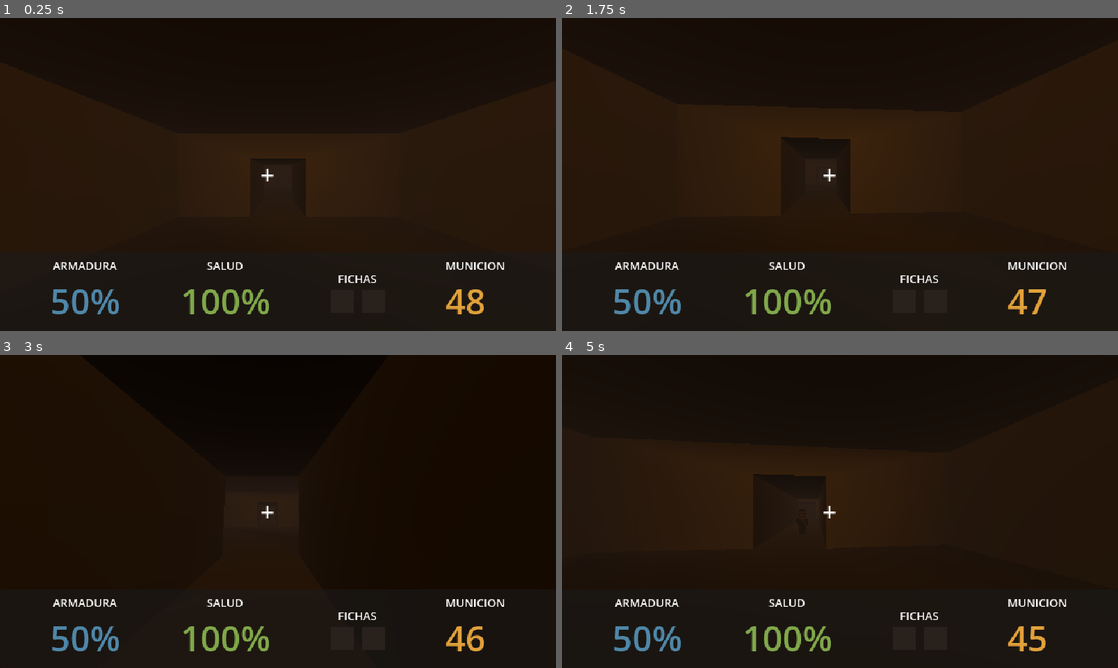
Above: before the commit, frames 1-4 (two rows, left to right).
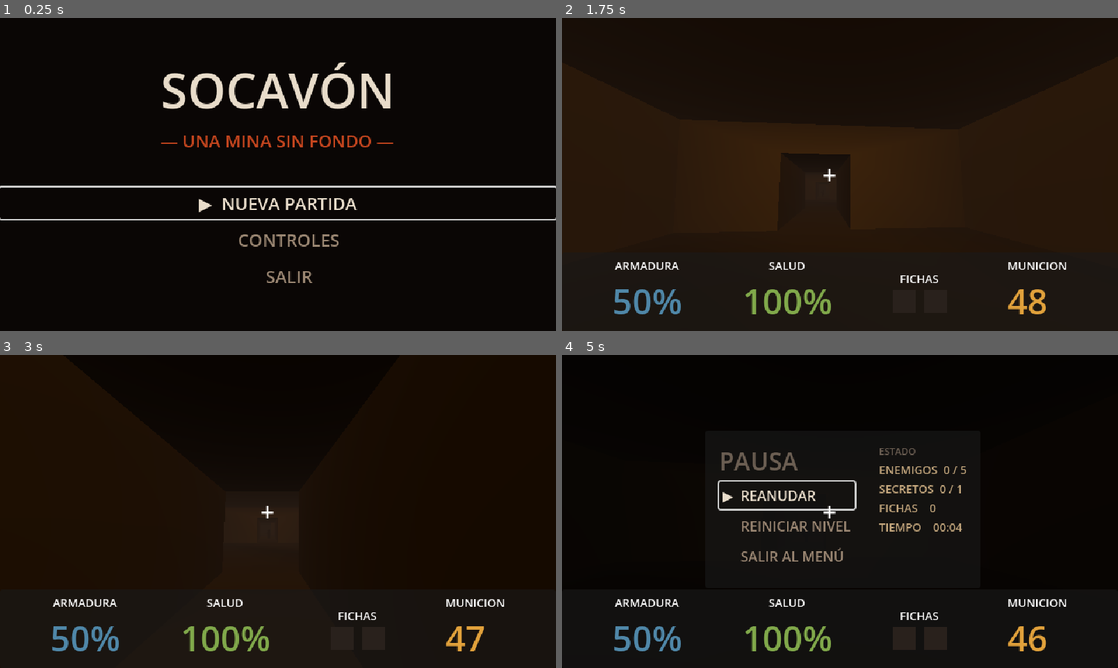
Above: after the commit, the same moments.

Repository: xXJotaHacheXx/Socavon
Game: Godot game, scene res://escenas/menu.tscn
Two runs of this game, one before a commit and one after it. Both use one fixed random seed, a clock stepped at 60 frames per second and the inputs below. Before the commit the project starts from res://escenas/nivel1.tscn.
Inputs (mouse positions are in pixels of both pictures, inside the frame that each line leads up to):
- Up to frame 1 (0.25 s): no input
- Up to frame 2 (1.75 s): click (840, 202) at 0.5 s, where only the run after the commit has a clickable "▶ NUEVA PARTIDA"; tap Enter (ui_accept) at 1.25, 1.52 s; move the mouse to (867, 174) at 1.27 s; hold W (adelante) from 1.28 s (still down); hold Shift (correr) from 1.28 s (still down)
- Up to frame 3 (3 s): keep holding W (adelante); move the mouse to (250, 511) at 2.02 s; release Shift (correr) at 2.03 s; click (250, 511) at 2.1 s; tap Enter (ui_accept) at 2.27 s; move the mouse to (289, 505) at 2.77 s; hold Shift (correr) from 2.78 s (still down)
- Up to frame 4 (5 s): keep holding W (adelante); move the mouse to (834, 517) at 3.52 s; release Shift (correr) at 3.53 s; click (834, 517) at 3.6 s; tap Enter (ui_accept) at 3.77, 4.25, 4.52 s; move the mouse to (878, 514) at 4.27 s; hold Shift (correr) from 4.28 s (still down); tap Escape (ui_cancel) at 4.9 s

The runs differ from the first frame. In frame 1, 46% of the frame differs, in the area x 0-100%, y 14-100%; in frame 2, 0.9%; in frame 3, 0.2%; in frame 4, 31%.

Commit message:
Menu y Pausa configurados, botones funcionando y mostrando stats en pausa

Diff:
--- /dev/null
+++ b/escenas/menu.tscn
@@ -0,0 +1,108 @@
+[gd_scene format=3 uid="uid://bumbf36l64bot"]
+
+[ext_resource type="Script" uid="uid://bs1io4pftvkk4" path="res://scripts/menu.gd" id="1_vdanu"]
+
+[sub_resource type="StyleBoxEmpty" id="StyleBoxEmpty_vdanu"]
+
+[node name="Menu" type="Control" unique_id=1729665656]
+layout_mode = 3
+anchors_preset = 15
+anchor_right = 1.0
+anchor_bottom = 1.0
+grow_horizontal = 2
+grow_vertical = 2
+script = ExtResource("1_vdanu")
+
+[node name="Fondo" type="ColorRect" parent="." unique_id=93875096]
+layout_mode = 1
+anchors_preset = 15
+anchor_right = 1.0
+anchor_bottom = 1.0
+grow_horizontal = 2
+grow_vertical = 2
+color = Color(0.039215688, 0.023529412, 0.019607844, 1)
+
+[node name="Centro" type="VBoxContainer" parent="." unique_id=1912153856]
+layout_mode = 1
+anchors_preset = 15
+anchor_right = 1.0
+anchor_bottom = 1.0
+grow_horizontal = 2
+grow_vertical = 2
+theme_override_constants/separation = 6
+alignment = 1
+
+[node name="Titulo" type="Label" parent="Centro" unique_id=71439203]
+layout_mode = 2
+theme_override_colors/font_color = Color(0.9098039, 0.8627451, 0.7921569, 1)
+theme_override_font_sizes/font_size = 56
+text = "SOCAVÓN"
+horizontal_alignment = 1
+
+[node name="Subtitulo" type="Label" parent="Centro" unique_id=1849460506]
+layout_mode = 2
+theme_override_colors/font_color = Color(0.76862746, 0.27058825, 0.11764706, 1)
+theme_override_font_sizes/font_size = 20
+text = "— UNA MINA SIN FONDO —"
+horizontal_alignment = 1
+
+[node name="Espacio" type="Control" parent="Centro" unique_id=36563203]
+custom_minimum_size = Vector2(0, 28)
+layout_mode = 2
+
+[node name="Nueva" type="Button" parent="Centro" unique_id=756280949]
+layout_mode = 2
+theme_override_colors/font_color = Color(0.6039216, 0.5254902, 0.44705883, 1)
+theme_override_colors/font_focus_color = Color(0.9098039, 0.8627451, 0.7921569, 1)
+theme_override_colors/font_hover_color = Color(0.9098039, 0.8627451, 0.7921569, 1)
+theme_override_font_sizes/font_size = 20
+text = "NUEVA PARTIDA"
+flat = true
+
+[node name="Controles" type="Button" parent="Centro" unique_id=704005837]
+layout_mode = 2
+theme_override_colors/font_color = Color(0.6039216, 0.5254902, 0.44705883, 1)
+theme_override_colors/font_focus_color = Color(0.9098039, 0.8627451, 0.7921569, 1)
+theme_override_colors/font_hover_color = Color(0.9098039, 0.8627451, 0.7921569, 1)
+theme_override_font_sizes/font_size = 20
+text = "CONTROLES"
+flat = true
+
+[node name="Salir" type="Button" parent="Centro" unique_id=1527980589]
+layout_mode = 2
+theme_override_colors/font_color = Color(0.6039216, 0.5254902, 0.44705883, 1)
+theme_override_colors/font_focus_color = Color(0.9098039, 0.8627451, 0.7921569, 1)
+theme_override_colors/font_hover_color = Color(0.9098039, 0.8627451, 0.7921569, 1)
+theme_override_font_sizes/font_size = 20
+theme_override_styles/focus = SubResource("StyleBoxEmpty_vdanu")
+text = "SALIR"
+flat = true
+
+[node name="PanelControles" type="PanelContainer" parent="." unique_id=1679084821]
+visible = false
+layout_mode = 1
+anchors_preset = 8
+anchor_left = 0.5
+anchor_top = 0.5
+anchor_right = 0.5
+anchor_bottom = 0.5
+offset_left = -20.0
+offset_top = -20.0
+offset_right = 20.0
+offset_bottom = 20.0
+grow_horizontal = 2
+grow_vertical = 2
+
+[node name="Texto" type="Label" parent="PanelControles" unique_id=1687306744]
+layout_mode = 2
+theme_override_font_sizes/font_size = 14
+text = "WASD · MOVERSE
+MOUSE · MIRAR
+CLIC IZQ · DISPARAR
+SHIFT · CORRER
+ESC · PAUSA"
+horizontal_alignment = 1
+
+[connection signal="pressed" from="Centro/Nueva" to="." method="_on_nueva_pressed"]
+[connection signal="pressed" from="Centro/Controles" to="." method="_on_controles_pressed"]
+[connection signal="pressed" from="Centro/Salir" to="." method="_on_salir_pressed"]
--- /dev/null
+++ b/escenas/pausa.tscn
@@ -0,0 +1,115 @@
+[gd_scene format=3 uid="uid://c6xg4coolatba"]
+
+[ext_resource type="Script" uid="uid://huff15muy2y0" path="res://scripts/pausa.gd" id="1_ety1p"]
+
+[node name="Pausa" type="CanvasLayer" unique_id=1428577229]
+process_mode = 3
+script = ExtResource("1_ety1p")
+
+[node name="Fondo" type="ColorRect" parent="." unique_id=1028088787]
+anchors_preset = 15
+anchor_right = 1.0
+anchor_bottom = 1.0
+grow_horizontal = 2
+grow_vertical = 2
+color = Color(0, 0, 0, 0.74509805)
+
+[node name="Marco" type="PanelContainer" parent="Fondo" unique_id=245314463]
+layout_mode = 1
+anchors_preset = 8
+anchor_left = 0.5
+anchor_top = 0.5
+anchor_right = 0.5
+anchor_bottom = 0.5
+offset_left = -116.0
+offset_top = -93.0
+offset_right = 122.0
+offset_bottom = 88.0
+grow_horizontal = 2
+grow_vertical = 2
+
+[node name="Margen" type="MarginContainer" parent="Fondo/Marco" unique_id=600022620]
+layout_mode = 2
+theme_override_constants/margin_left = 16
+theme_override_constants/margin_top = 16
+theme_override_constants/margin_right = 16
+theme_override_constants/margin_bottom = 16
+
+[node name="Columnas" type="HBoxContainer" parent="Fondo/Marco/Margen" unique_id=1518000041]
+layout_mode = 2
+theme_override_constants/separation = 28
+
+[node name="Opciones" type="VBoxContainer" parent="Fondo/Marco/Margen/Columnas" unique_id=696734506]
+layout_mode = 2
+theme_override_constants/separation = 4
+
+[node name="Titulo" type="Label" parent="Fondo/Marco/Margen/Columnas/Opciones" unique_id=379953564]
+layout_mode = 2
+theme_override_colors/font_color = Color(0.41960785, 0.36862746, 0.32156864, 1)
+theme_override_font_sizes/font_size = 28
+text = "PAUSA"
+
+[node name="Reanudar" type="Button" parent="Fondo/Marco/Margen/Columnas/Opciones" unique_id=1932333016]
+unique_name_in_owner = true
+layout_mode = 2
+theme_override_colors/font_color = Color(0.6039216, 0.5254902, 0.44705883, 1)
+theme_override_colors/font_focus_color = Color(0.9098039, 0.8627451, 0.7921569, 1)
+theme_override_colors/font_hover_color = Color(0.9098039, 0.8627451, 0.7921569, 1)
+theme_override_font_sizes/font_size = 16
+text = "REANUDAR"
+flat = true
+alignment = 0
+
+[node name="Reiniciar" type="Button" parent="Fondo/Marco/Margen/Columnas/Opciones" unique_id=968699216]
+layout_mode = 2
+theme_override_colors/font_color = Color(0.6039216, 0.5254902, 0.44705883, 1)
+theme_override_colors/font_focus_color = Color(0.9098039, 0.8627451, 0.7921569, 1)
+theme_override_colors/font_hover_color = Color(0.9098039, 0.8627451, 0.7921569, 1)
+theme_override_font_sizes/font_size = 16
+text = "REINICIAR NIVEL"
+flat = true
+alignment = 0
+
+[node name="Salir" type="Button" parent="Fondo/Marco/Margen/Columnas/Opciones" unique_id=1753269685]
+layout_mode = 2
+theme_override_colors/font_color = Color(0.6039216, 0.5254902, 0.44705883, 1)
+theme_override_colors/font_focus_color = Color(0.9098039, 0.8627451, 0.7921569, 1)
+theme_override_colors/font_hover_color = Color(0.9098039, 0.8627451, 0.7921569, 1)
+theme_override_font_sizes/font_size = 16
+text = "SALIR AL MENÚ"
+flat = true
+alignment = 0
+
+[node name="Estado" type="VBoxContainer" parent="Fondo/Marco/Margen/Columnas" unique_id=612380444]
+layout_mode = 2
+theme_override_constants/separation = 4
+
+[node name="EstadoTitulo" type="Label" parent="Fondo/Marco/Margen/Columnas/Estado" unique_id=877162964]
+layout_mode = 2
+theme_override_colors/font_color = Color(0.41960785, 0.36862746, 0.32156864, 1)
+theme_override_font_sizes/font_size = 11
+text = "ESTADO"
+
+[node name="Enemigos" type="Label" parent="Fondo/Marco/Margen/Columnas/Estado" unique_id=425307866]
+unique_name_in_owner = true
+layout_mode = 2
+theme_override_colors/font_color = Color(0.76862746, 0.654902, 0.49019608, 1)
+theme_override_font_sizes/font_size = 13
+
+[node name="Secretos" type="Label" parent="Fondo/Marco/Margen/Columnas/Estado" unique_id=641386079]
+unique_name_in_owner = true
+layout_mode = 2
+theme_override_colors/font_color = Color(0.76862746, 0.654902, 0.49019608, 1)
+theme_override_font_sizes/font_size = 13
+
+[node name="Fichas" type="Label" parent="Fondo/Marco/Margen/Columnas/Estado" unique_id=931184647]
+unique_name_in_owner = true
+layout_mode = 2
+theme_override_colors/font_color = Color(0.76862746, 0.654902, 0.49019608, 1)
+theme_override_font_sizes/font_size = 13
+
+[node name="Tiempo" type="Label" parent="Fondo/Marco/Margen/Columnas/Estado" unique_id=948867406]
+unique_name_in_owner = true
+layout_mode = 2
+theme_override_colors/font_color = Color(0.76862746, 0.654902, 0.49019608, 1)
+theme_override_font_sizes/font_size = 13
--- a/project.godot
+++ b/project.godot
@@ -11,13 +11,18 @@
 [application]
 
 config/name="Socavon"
-run/main_scene="uid://dbpnmw4pxdyso"
+run/main_scene="uid://bumbf36l64bot"
 config/features=PackedStringArray("4.7", "Forward Plus")
 config/icon="res://icon.svg"
+
+[audio]
+
+buses/default_bus_layout="uid://bafmaiwvomtm6"
 
 [autoload]
 
 Partida="*uid://bcn8kx1c3o0sl"
+Pausa="*uid://c6xg4coolatba"
 
 [display]
 
@@ -61,6 +66,11 @@
 "events": [Object(InputEventMouseButton,"resource_local_to_scene":false,"resource_name":"","device":-1,"window_id":0,"a …(258 unchanged characters)…
 ]
 }
+pausa={
+"deadzone": 0.2,
+"events": [Object(InputEventKey,"resource_local_to_scene":false,"resource_name":"","device":-1,"window_id":0,"alt_pressed":false,"shift_pressed":false,"ctrl_pressed":false,"meta_pressed":false,"pressed":false,"keycode":0,"physical_keycode":4194305,"key_label":0,"unicode":0,"location":0,"echo":false,"script":null)
+]
+}
 
 [physics]
 
--- a/scripts/barretero.gd
+++ b/scripts/barretero.gd
@@ -33,7 +33,7 @@
 
 func _ready() -> void:
 	jugador = get_tree().get_first_node_in_group("jugador")
-	agente.path_desired_distance = 0.5
+	agente.path_desired_distance = 1
 	agente.target_desired_distance = distancia_ataque * 0.9
 	await get_tree().physics_frame
 
@@ -84,7 +84,11 @@
 func _perseguir() -> void:
 	agente.target_position = jugador.global_position
 	var siguiente := agente.get_next_path_position()
-	var direccion := (siguiente - global_position).normalized()
+
+	var direccion := siguiente - global_position
+	direccion.y = 0.0
+	direccion = direccion.normalized()
+
 	velocity.x = direccion.x * velocidad
 	velocity.z = direccion.z * velocidad
 
--- /dev/null
+++ b/scripts/menu.gd
@@ -0,0 +1,37 @@
+extends Control
+
+const ETIQUETAS := ["NUEVA PARTIDA", "CONTROLES", "SALIR"]
+
+@onready var botones: Array[Button] = [$Centro/Nueva, $Centro/Controles, $Centro/Salir]
+
+
+func _ready() -> void:
+	Input.mouse_mode = Input.MOUSE_MODE_VISIBLE
+	Partida.reiniciar()
+
+	for b in botones:
+		b.focus_entered.connect(_marcar)
+		b.mouse_entered.connect(b.grab_focus)   # que el mouse mueva el cursor también
+
+	# que el foco dé la vuelta: de SALIR bajas a NUEVA y al revés
+	botones[0].focus_neighbor_top = botones[-1].get_path()
+	botones[-1].focus_neighbor_bottom = botones[0].get_path()
+
+	botones[0].grab_focus()
+
+
+func _marcar() -> void:
+	for i in botones.size():
+		botones[i].text = ("▶  " if botones[i].has_focus() else "     ") + ETIQUETAS[i]
+
+
+func _on_nueva_pressed() -> void:
+	get_tree().change_scene_to_file("res://escenas/nivel1.tscn")
+
+
+func _on_controles_pressed() -> void:
+	$PanelControles.visible = not $PanelControles.visible
+
+
+func _on_salir_pressed() -> void:
+	get_tree().quit()
--- a/scripts/movimiento.gd
+++ b/scripts/movimiento.gd
@@ -44,9 +44,6 @@
 		rotate_y(-evento.relative.x * sensibilidad)
 		camara.rotate_x(-evento.relative.y * sensibilidad)
 		camara.rotation.x = clamp(camara.rotation.x, deg_to_rad(-75), deg_to_rad(75))
-
-	if evento.is_action_pressed("ui_cancel"):
-		Input.mouse_mode = Input.MOUSE_MODE_VISIBLE
 
 
 func _physics_process(delta: float) -> void:
@@ -111,6 +108,7 @@
 	create_tween().tween_property(destello, "color:a", 0.0, 0.25)
 
 	if vida <= 0.0:
+		Partida.reiniciar()
 		get_tree().reload_current_scene()
 
 
--- /dev/null
+++ b/scripts/pausa.gd
@@ -0,0 +1,82 @@
+extends CanvasLayer
+
+const ETIQUETAS := ["REANUDAR", "REINICIAR NIVEL", "SALIR AL MENÚ"]
+
+@onready var fondo: ColorRect = $Fondo
+@onready var botones: Array[Button] = [
+	$Fondo/Marco/Margen/Columnas/Opciones/Reanudar,
+	$Fondo/Marco/Margen/Columnas/Opciones/Reiniciar,
+	$Fondo/Marco/Margen/Columnas/Opciones/Salir,
+]
+
+
+func _ready() -> void:
+	botones[0].pressed.connect(_on_reanudar_pressed)
+	botones[1].pressed.connect(_on_reiniciar_pressed)
+	botones[2].pressed.connect(_on_salir_pressed)
+
+	for b in botones:
+		b.focus_entered.connect(_marcar)
+		b.mouse_entered.connect(b.grab_focus)
+
+	botones[0].focus_neighbor_top = botones[-1].get_path()
+	botones[-1].focus_neighbor_bottom = botones[0].get_path()
+
+	_marcar()
+	fondo.visible = false
+
+
+func _unhandled_input(evento: InputEvent) -> void:
+	if not evento.is_action_pressed("pausa"):
+		return
+	if not Partida.nivel_activo:      # en el menú no hay nada que pausar
+		return
+	get_viewport().set_input_as_handled()
+	if fondo.visible:
+		_reanudar()
+	else:
+		_abrir()
+
+
+func _abrir() -> void:
+	_llenar_datos()
+	fondo.visible = true
+	get_tree().paused = true
+	Input.mouse_mode = Input.MOUSE_MODE_VISIBLE
+	botones[0].grab_focus()
+	_marcar()
+
+
+func _reanudar() -> void:
+	fondo.visible = false
+	get_tree().paused = false
+	Input.mouse_mode = Input.MOUSE_MODE_CAPTURED
+
+
+func _llenar_datos() -> void:
+	%Enemigos.text = "ENEMIGOS  %d / %d" % [Partida.enemigos_eliminados, Partida.enemigos_totales]
+	%Secretos.text = "SECRETOS  %d / %d" % [Partida.secretos_encontrados, Partida.secretos_totales]
+	%Fichas.text = "FICHAS    %d" % Partida.fichas.size()
+	%Tiempo.text = "TIEMPO    %02d:%02d" % [int(Partida.tiempo) / 60, int(Partida.tiempo) % 60]
+
+
+func _marcar() -> void:
+	for i in botones.size():
+		botones[i].text = ("▶  " if botones[i].has_focus() else "     ") + ETIQUETAS[i]
+
+
+func _on_reanudar_pressed() -> void:
+	_reanudar()
+
+
+func _on_reiniciar_pressed() -> void:
+	_reanudar()
+	Partida.reiniciar()
+	get_tree().reload_current_scene()
+
+
+func _on_salir_pressed() -> void:
+	fondo.visible = false
+	get_tree().paused = false
+	Partida.reiniciar()
+	get_tree().change_scene_to_file("res://escenas/menu.tscn")
Not shown, added: scripts/menu.gd.uid
Not shown, added: scripts/pausa.gd.uid
